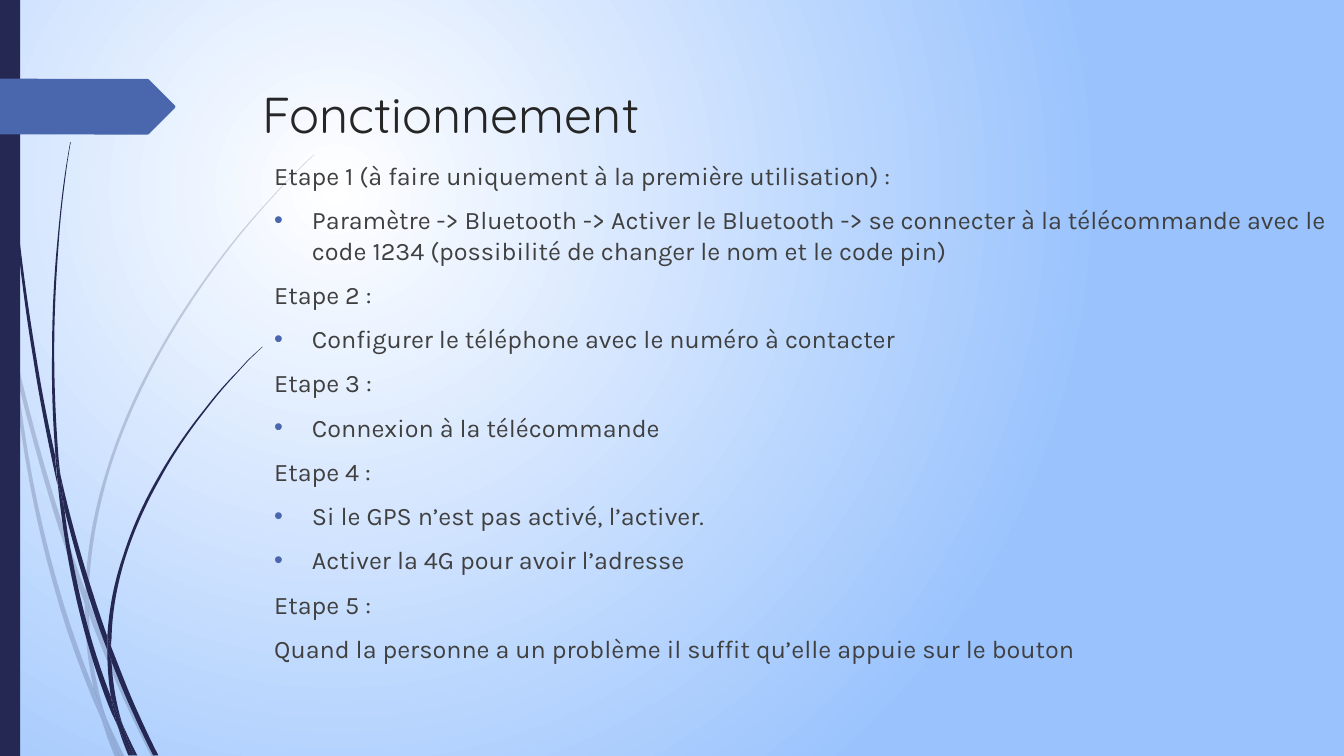
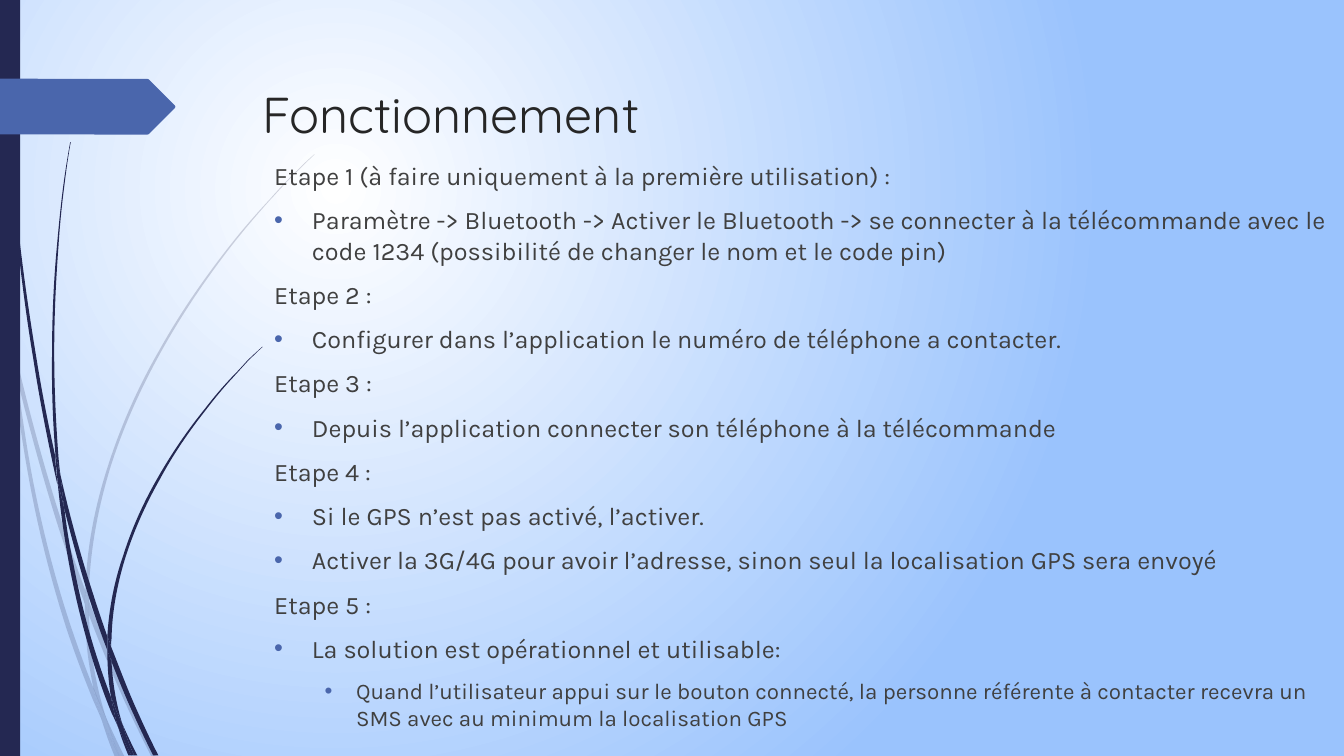
Before and after one commit to PandaPoPy/arduino_thinkcode, a slide deck: slide 4 of cours/Irondelle.pptx. Drawn at 1344x756 pixels with LibreOffice and Linux fonts; fonts in the diff are those of the drawing. Boxes give left, top, right and bottom in pixels: in the first picture for what was removed or moved away, otherwise in the second. Text is boxed around its words. In the diff, an @@ line names an element or a change of style, - is before the commit and + after.

```diff
--- a/cours/Irondelle.pptx
+++ b/cours/Irondelle.pptx
@@ text at <box>312,329,1061,354</box>: text changed @@
-• Configurer le téléphone avec le numéro à contacter
+• Configurer dans l’application le numéro de téléphone a contacter.
@@ text at <box>312,418,1056,443</box>: text changed @@
-• Connexion à la télécommande
+• Depuis l’application connecter son téléphone à la télécommande
@@ text at <box>312,550,1216,575</box>: text changed @@
-• Activer la 4G pour avoir l’adresse
+• Activer la 3G/4G pour avoir l’adresse, sinon seul la localisation GPS sera envoyé
@@ text at <box>312,639,1306,727</box>: text changed; size 18 to 16 pt @@
-Quand la personne a un problème il suffit qu’elle appuie sur le bouton
+• La solution est opérationnel et utilisable:
+  • Quand l’utilisateur appui sur le bouton connecté, la personne référente à contacter recevra un SMS avec au minimum la localisation GPS
```
Also in this commit, not shown: 9 other slides changed, 1 slide added, 5 other files.
